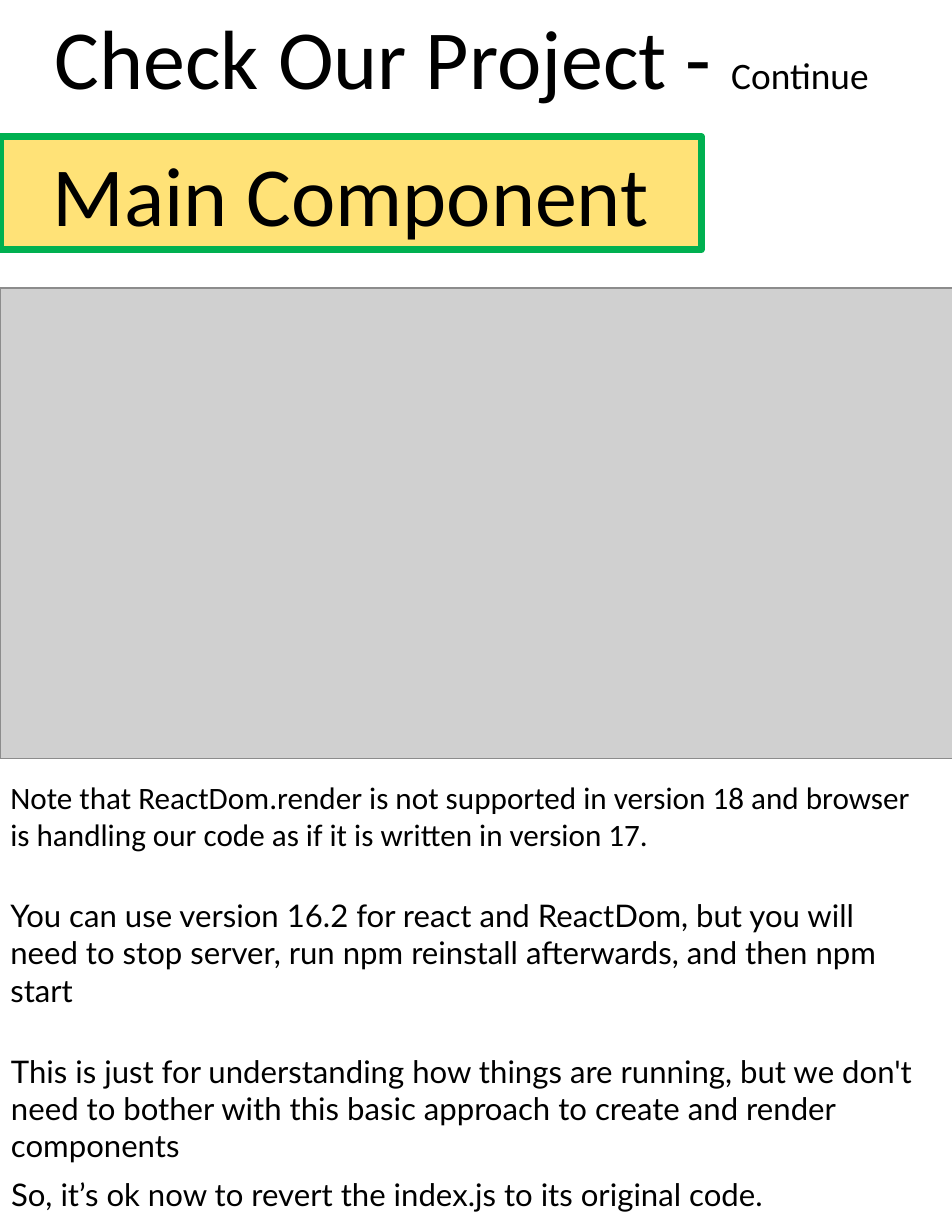
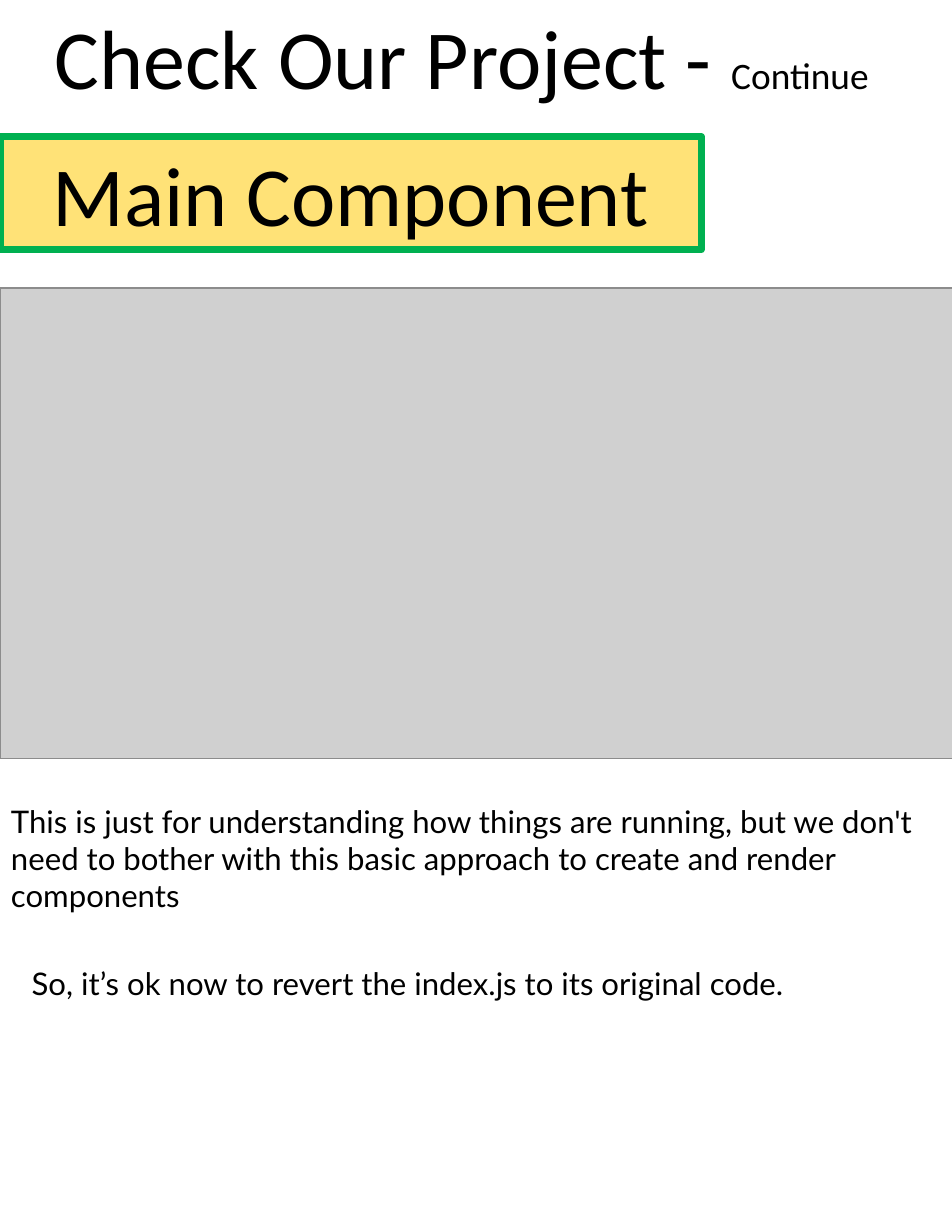
Before and after one commit to scorpion0511/mytracker, a slide deck: slide 22 of doc/React.pptx (slide 21 before the commit). Drawn at 952x1232 pixels with LibreOffice and Linux fonts; fonts in the diff are those of the drawing; grey boxes stand for pictures. Boxes give left, top, right and bottom in pixels: in the first picture for what was removed or moved away, otherwise in the second. Text is boxed around its words. In the diff, an @@ line names an element or a change of style, - is before the commit and + after.

```diff
--- a/doc/React.pptx
+++ b/doc/React.pptx
@@ text "This is just for understanding ...": place and size @@
-text "This is just for understanding ..." at <box>11,1060,912,1163</box>
+text "This is just for understanding ..." at <box>11,810,912,913</box>
@@ text removed at <box>10,787,910,852</box> @@
-Note that ReactDom.render is not supported in version 18 and browser is handling our code as if it is written in version 17.
@@ text removed at <box>10,904,876,1003</box> @@
-You can use version 16.2 for react and ReactDom, but you will need to stop server, run npm reinstall afterwards, and then npm start
@@ text "So, it’s ok now to ...": place and size @@
-text "So, it’s ok now to ..." at <box>11,1182,763,1212</box>
+text "So, it’s ok now to ..." at <box>32,971,784,1001</box>
```
Also in this commit, not shown: 10 other slides changed, 2 slides added.
